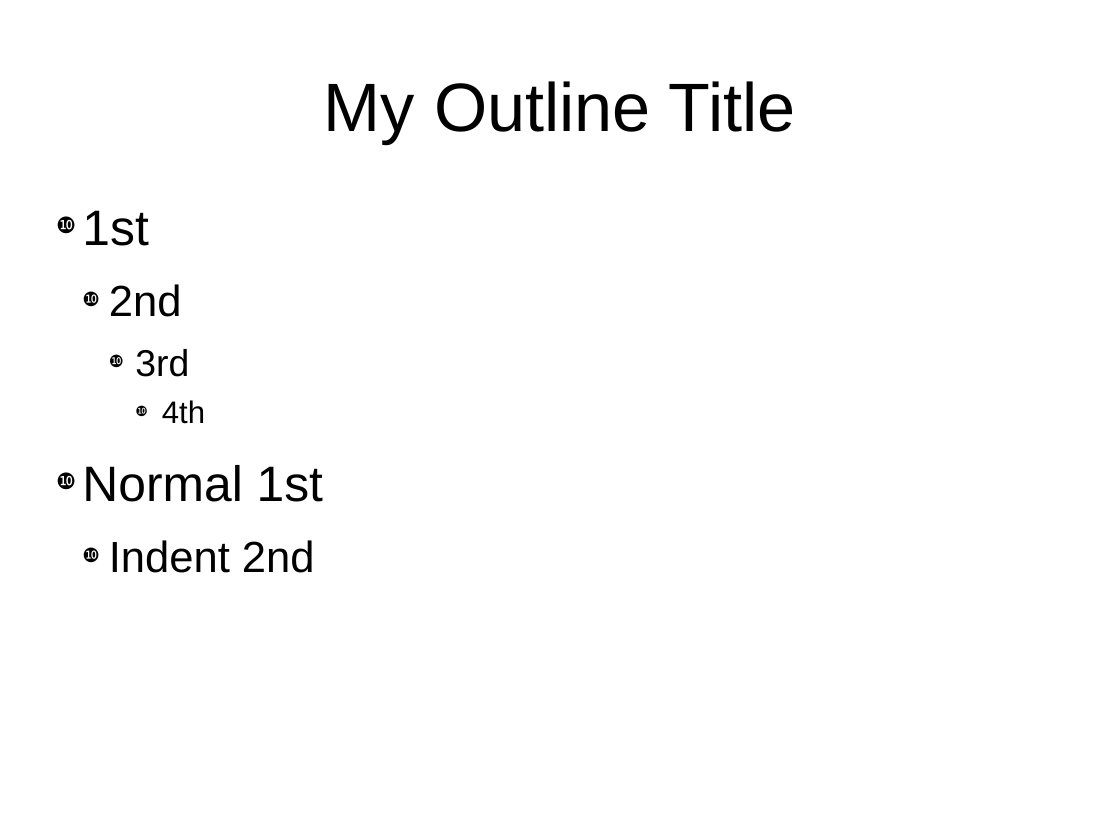
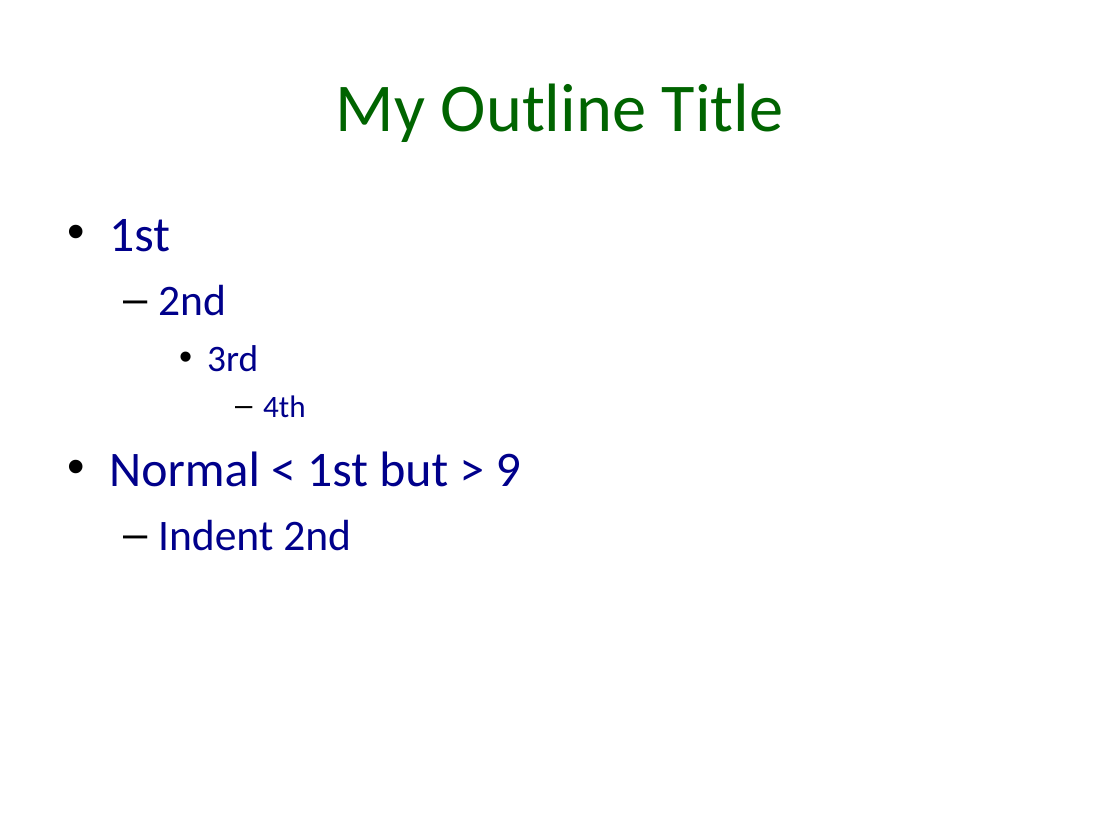
Before and after one commit to sonofeft/ODPSlides, a slide deck: slide 2 of odpslides/my_ppt.odp. Drawn at 1120x840 pixels with LibreOffice and Linux fonts; fonts in the diff are those of the drawing. Boxes give left, top, right and bottom in pixels: in the first picture for what was removed or moved away, otherwise in the second. Text is boxed around its words. In the diff, an @@ line names an element or a change of style, - is before the commit and + after.

```diff
--- a/odpslides/my_ppt.odp
+++ b/odpslides/my_ppt.odp
@@ title "My Outline Title" at (336, 83, 784, 142): font Arial to Calibri, text colour #000000 to #006400 @@
@@ text at (109, 219, 351, 551): font Arial to Calibri, text colour #000000 to #00008B in "1st", "2nd", "3rd", "4th" and 1 more places; bullet ❿ to •; less space between paragraphs; bullet ❿ to – @@
@@ text at (109, 451, 521, 487): text changed; font Arial to Calibri; text colour #000000 to #00008B @@
-❿ Normal 1st
+• Normal < 1st but > 9
```
Also in this commit, not shown: 1 other slide changed, 8 other files.
